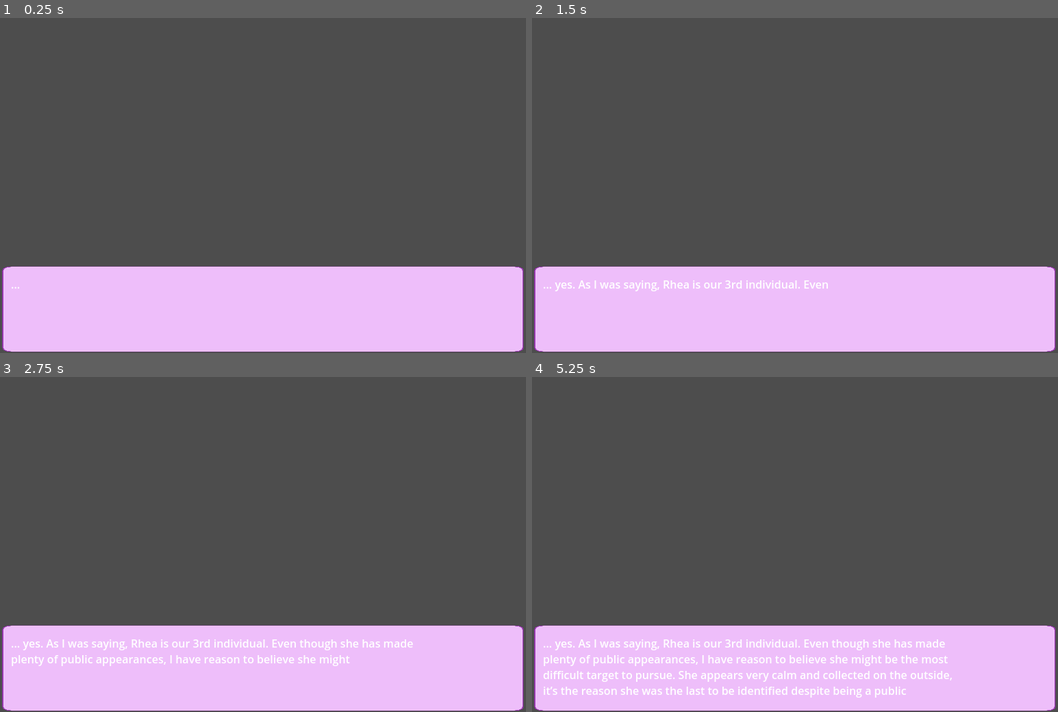
Above: before the commit, frames 1-4 (two rows, left to right).
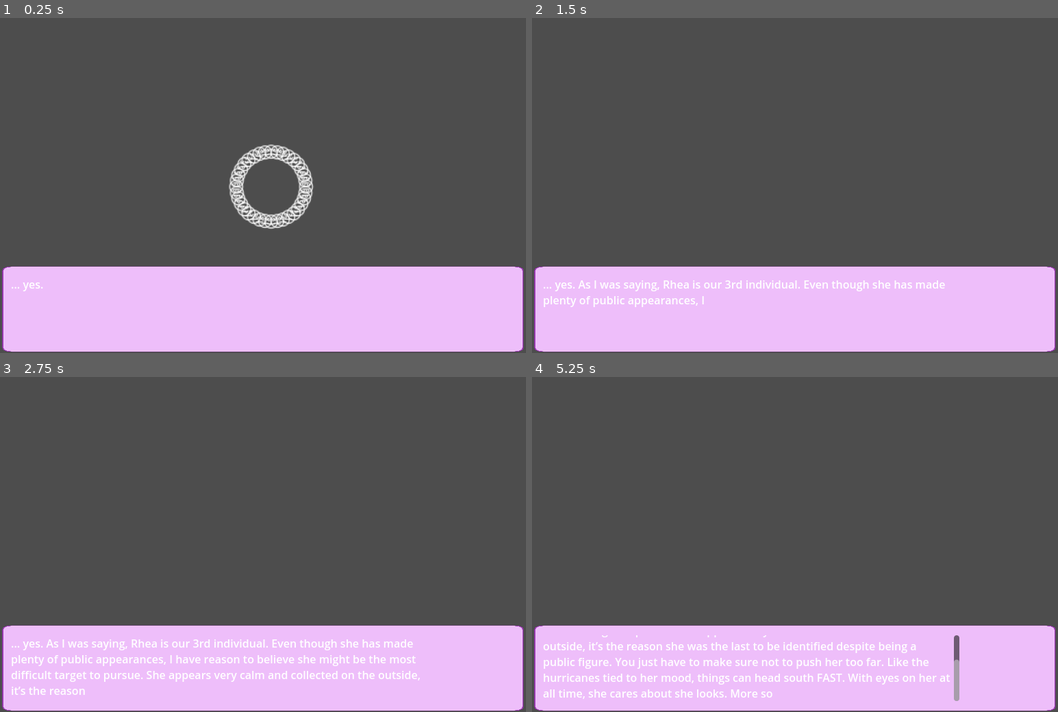
Above: after the commit, the same moments.

Repository: suaviloquence/green-hearts
Game: Godot game, scene res://main.tscn
Same seed, same stepped clock (60 frames per second), same inputs: the game is played once before the commit and once after it.
Inputs (mouse positions are in pixels of both pictures, inside the frame that each line leads up to):
- Up to frame 1 (0.25 s): no input
- Up to frame 2 (1.5 s): move the mouse to (795, 309) at 0.52 s; press the mouse at (795, 309) at 0.53 s; move the mouse to (689, 195) at 1.27 s; release the mouse at (689, 195) at 1.28 s; click (689, 195) at 1.35 s
- Up to frame 3 (2.75 s): tap Enter at 2 s; move the mouse to (315, 460) at 2.02 s; press the mouse at (315, 460) at 2.03 s
- Up to frame 4 (5.25 s): move the mouse to (768, 608) at 2.77 s; release the mouse at (768, 608) at 2.78 s; click (768, 608) at 2.85 s; move the mouse to (952, 588) at 3.52 s; press the mouse at (952, 588) at 3.53 s; move the mouse to (637, 484) at 4.27 s; release the mouse at (637, 484) at 4.28 s; click (637, 484) at 4.35 s; move the mouse to (821, 537) at 5.02 s; press the mouse at (821, 537) at 5.03 s

The runs differ from the first frame. In frame 1, 1.7% of the frame differs, in the area x 4-60%, y 37-82%; in frame 2, 0.5%; in frame 3, 0.9%; in frame 4, 4.1%, in the area x 2-82%, y 77-97%.

Commit message:
explozion

Diff:
--- /dev/null
+++ b/emoji_explosion.gd
@@ -0,0 +1,31 @@
+extends Node2D
+
+@export var emoji: String
+
+var thangs := []
+
+# Called when the node enters the scene tree for the first time.
+func _ready() -> void:
+	for i in range(0, 360, 10):
+		var lbl := Label.new()
+		lbl.text = emoji
+		thangs.push_back([lbl, Vector2.from_angle(deg_to_rad(i)) * 3])
+		add_child(lbl)
+
+func _process(delta: float) -> void:
+	var new_thangs := []
+	for thang in thangs:
+		var lbl: Label = thang[0]
+		var speed: Vector2 = thang[1]
+		lbl.position += speed
+		speed *= (1 + delta)
+		lbl.scale *= Vector2.ONE * (1 + 1.5 * delta)
+		if !get_viewport_rect().has_point(lbl.global_position):
+			lbl.queue_free()
+		else:
+			new_thangs.push_back([lbl, speed])
+
+	if len(new_thangs) == 0:
+		self.queue_free()
+
+	thangs = new_thangs
--- /dev/null
+++ b/emoji_explosion.tscn
@@ -0,0 +1,7 @@
+[gd_scene load_steps=2 format=3 uid="uid://dolwftll732dc"]
+
+[ext_resource type="Script" path="res://emoji_explosion.gd" id="1_7i5qc"]
+
+[node name="EmojiExplosion" type="Node2D"]
+script = ExtResource("1_7i5qc")
+emoji = ":)"
--- a/main.tscn
+++ b/main.tscn
@@ -1,8 +1,9 @@
-[gd_scene load_steps=4 format=3 uid="uid://dse24gbhi00pt"]
+[gd_scene load_steps=5 format=3 uid="uid://dse24gbhi00pt"]
 
 [ext_resource type="Script" path="res://main.gd" id="1_px7dg"]
 [ext_resource type="PackedScene" uid="uid://bdifi3wieria0" path="res://player_info.tscn" id="3_5hbmc"]
 [ext_resource type="PackedScene" uid="uid://b7qkjxest14rw" path="res://Player.tscn" id="3_ys08s"]
+[ext_resource type="PackedScene" uid="uid://dolwftll732dc" path="res://emoji_explosion.tscn" id="4_8o3a4"]
 
 [node name="Main" type="Node2D"]
 script = ExtResource("1_px7dg")
@@ -10,3 +11,7 @@
 [node name="Player" parent="." instance=ExtResource("3_ys08s")]
 
 [node name="PlayerInfo" parent="." instance=ExtResource("3_5hbmc")]
+
+[node name="EmojiExplosion" parent="." instance=ExtResource("4_8o3a4")]
+position = Vector2(384, 256)
+emoji = "😔"
--- a/nile_meet_cute.gd
+++ b/nile_meet_cute.gd
@@ -178,7 +178,13 @@
 
 var first_choice = Choose2.new(first_choice_prompt, poolstart, "Don't wait, get in the pool!", approach_start, "Wait for him to finish, then go for it!")
 var background12 = DialogNode.new(background2, first_choice)
-var backgroundstart = DialogNode.new(background1, background12, preload("res://NILE.png"))
+var backgroundstart = DialogNode.new(background1, background12, preload("res://NILE.png"),
+	func(_p):
+		var ee := preload("res://emoji_explosion.tscn").instantiate()
+		ee.emoji = ";)"
+		ee.position = Vector2(384, 512/2)
+		add_child(ee)
+)
 
 func _ready() -> void:
 	tree = backgroundstart
--- a/story_box.gd
+++ b/story_box.gd
@@ -2,7 +2,7 @@
 extends Node2D
 
 @export_multiline var text: String
-@export var speed := 3.0
+@export var speed := 5.0
 
 @onready var label := $Area2D/TextureRect/MarginContainer/RichTextLabel as RichTextLabel
 
